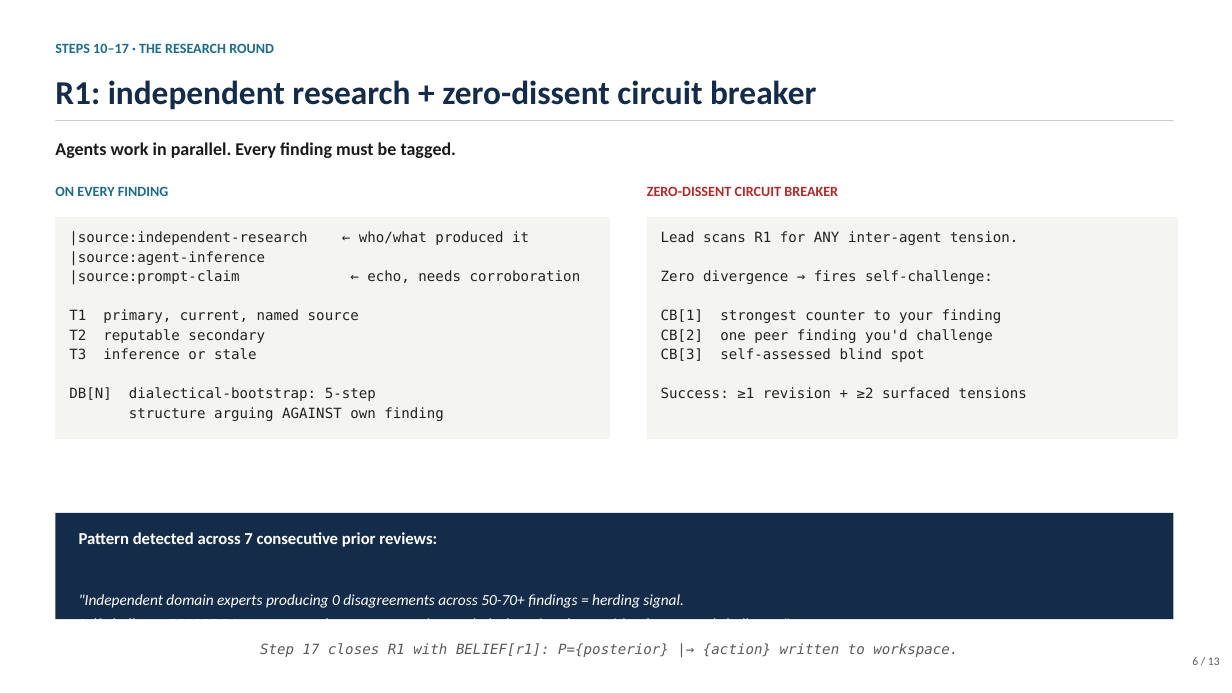
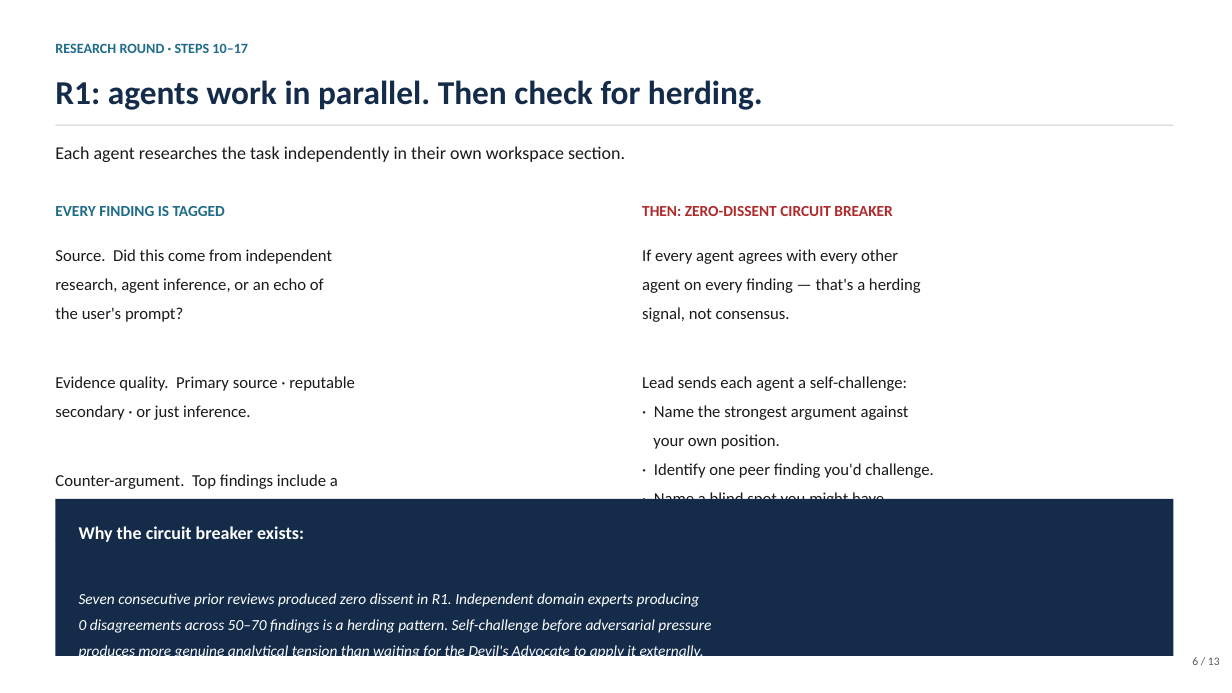
Before and after one commit to coloradored13/sigma-system-overview, a slide deck: slide 6 of sigma-system-demo.pptx. Drawn at 1232x693 pixels with LibreOffice and Linux fonts; fonts in the diff are those of the drawing. Boxes give left, top, right and bottom in pixels: in the first picture for what was removed or moved away, otherwise in the second. Text is boxed around its words. In the diff, an @@ line names an element or a change of style, - is before the commit and + after.

```diff
--- a/sigma-system-demo.pptx
+++ b/sigma-system-demo.pptx
@@ text at <box>55,43,248,53</box>: text changed @@
-STEPS 10–17 · THE RESEARCH ROUND
+RESEARCH ROUND · STEPS 10–17
@@ text at <box>55,80,763,110</box>: text changed; size 14 to 26 pt; text colour #1A1A1A to #142C4A @@
-Agents work in parallel. Every finding must be tagged.
+R1: agents work in parallel. Then check for herding.
@@ text removed at <box>55,80,816,110</box> @@
-R1: independent research + zero-dissent circuit breaker
@@ rectangle: place and size @@
-rectangle at <box>55,120,1174,121</box>
+rectangle at <box>55,125,1174,126</box>
@@ text added at <box>55,146,625,162</box>, 14 pt, text #1A1A1A @@
+Each agent researches the task independently in their own workspace section.
@@ text at <box>55,206,225,216</box>: text changed; size 11 to 12 pt @@
-ON EVERY FINDING
+EVERY FINDING IS TAGGED
@@ text at <box>642,206,892,216</box>: text changed; size 11 to 12 pt @@
-ZERO-DISSENT CIRCUIT BREAKER
+THEN: ZERO-DISSENT CIRCUIT BREAKER
@@ rectangle removed at <box>55,217,610,439</box> @@
@@ rectangle removed at <box>647,217,1178,439</box> @@
@@ text at <box>55,249,355,549</box>: text changed; size 11 to 13 pt; font DejaVu Sans Mono to Calibri; text colour #222222 to #1A1A1A @@
-|source:independent-research ← who/what produced it
-|source:agent-inference
-|source:prompt-claim ← echo, needs corroboration
-T1 primary, current, named source
-T2 reputable secondary
-T3 inference or stale
-DB[N] dialectical-bootstrap: 5-step
-structure arguing AGAINST own finding
+Source. Did this come from independent
+research, agent inference, or an echo of
+the user's prompt?
+Evidence quality. Primary source · reputable
+secondary · or just inference.
+Counter-argument. Top findings include a
+5-step argument against the agent's own
+conclusion (dialectical bootstrapping).
@@ text at <box>642,249,934,499</box>: text changed; size 11 to 13 pt; font DejaVu Sans Mono to Calibri; text colour #222222 to #1A1A1A @@
-Lead scans R1 for ANY inter-agent tension.
-Zero divergence → fires self-challenge:
-CB[1] strongest counter to your finding
-CB[2] one peer finding you'd challenge
-CB[3] self-assessed blind spot
-Success: ≥1 revision + ≥2 surfaced tensions
+If every agent agrees with every other
+agent on every finding — that's a herding
+signal, not consensus.
+Lead sends each agent a self-challenge:
+· Name the strongest argument against
+your own position.
+· Identify one peer finding you'd challenge.
+· Name a blind spot you might have.
@@ rectangle: place and size @@
-rectangle at <box>55,513,1174,619</box>
+rectangle at <box>55,499,1174,656</box>
@@ text at <box>79,526,711,661</box>: text changed @@
-Pattern detected across 7 consecutive prior reviews:
-"Independent domain experts producing 0 disagreements across 50-70+ findings = herding signal.
-Self-challenge BEFORE DA pressure produces more genuine analytical tension than waiting for external challenge."
+Why the circuit breaker exists:
+Seven consecutive prior reviews produced zero dissent in R1. Independent domain experts producing
+0 disagreements across 50–70 findings is a herding pattern. Self-challenge before adversarial pressure
+produces more genuine analytical tension than waiting for the Devil's Advocate to apply it externally.
@@ text removed at <box>260,643,958,657</box> @@
-Step 17 closes R1 with BELIEF[r1]: P={posterior} |→ {action} written to workspace.
```
Also in this commit, not shown: 6 other slides changed, 4 slides added, 4 slides removed.
